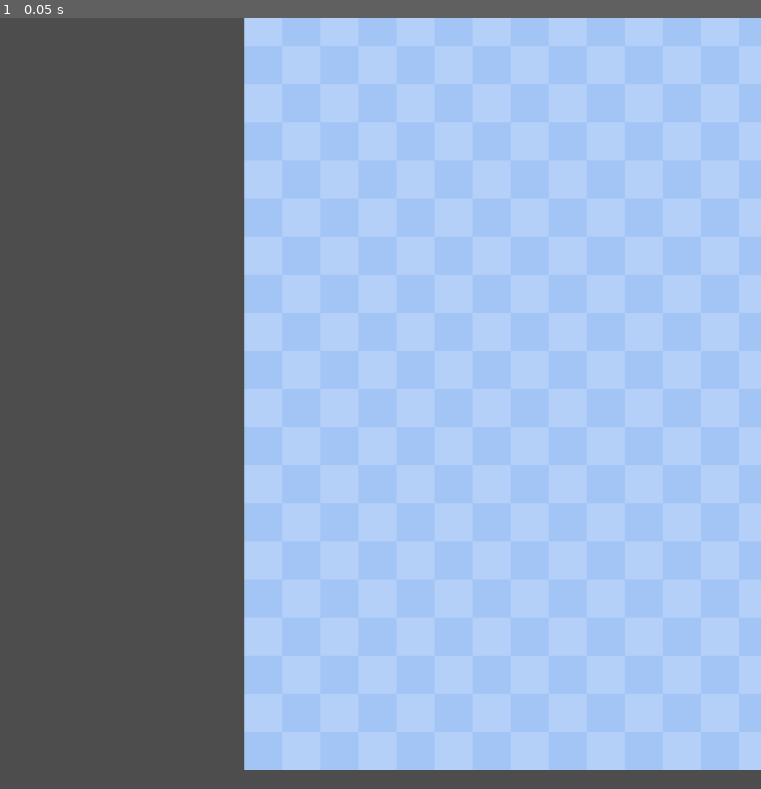
Above: before the commit, frame 1.
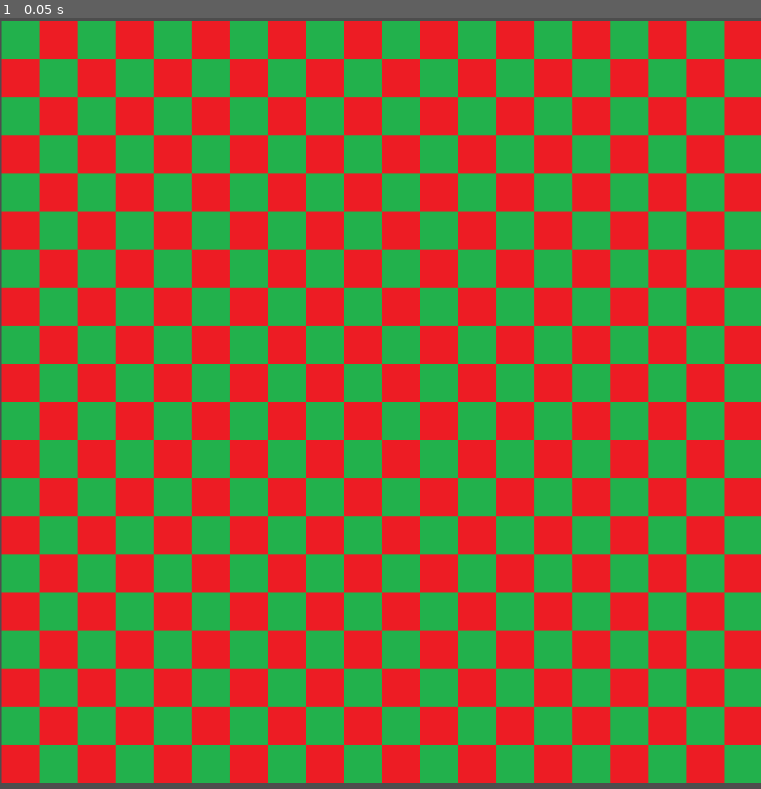
Above: after the commit, the same moment.

Repository: DJdaGOAT1/SnakeGame
Game: Godot game, scene res://scenes/game.tscn
Same seed, same stepped clock (60 frames per second), same inputs: the game is played once before the commit and once after it. The project has no main scene, so this scene is started directly.
Inputs:
- Up to frame 1 (0.05 s): no input

The runs differ from the first frame. In frame 1, 99% of the frame differs, in the area x 0-100%, y 0-100%.
Error in both runs: Cannot call method 'get_node' on a null value. (res://scripts/game.gd:30)

Commit message:
djdagoat

Diff:
--- a/scenes/game.tscn
+++ b/scenes/game.tscn
@@ -1,11 +1,11 @@
 [gd_scene load_steps=3 format=3 uid="uid://coocllnpe6i3y"]
 
 [ext_resource type="Script" path="res://scripts/game.gd" id="1_f8iw1"]
-[ext_resource type="Texture2D" uid="uid://c112tr1cug8st" path="res://assets/bg.png" id="2_eucd2"]
+[ext_resource type="Texture2D" uid="uid://bcxjv3d7yb8kx" path="res://assets/bg.png" id="2_eucd2"]
 
 [node name="Game" type="Node"]
 script = ExtResource("1_f8iw1")
 
 [node name="Background" type="Sprite2D" parent="."]
-position = Vector2(821, 487)
+position = Vector2(502, 504)
 texture = ExtResource("2_eucd2")
Binary file changed: assets/bg.png
Not shown, changed: assets/bg.png.import
Binary file removed: scripts/bg.png
Not shown, removed: scripts/bg.png.import
